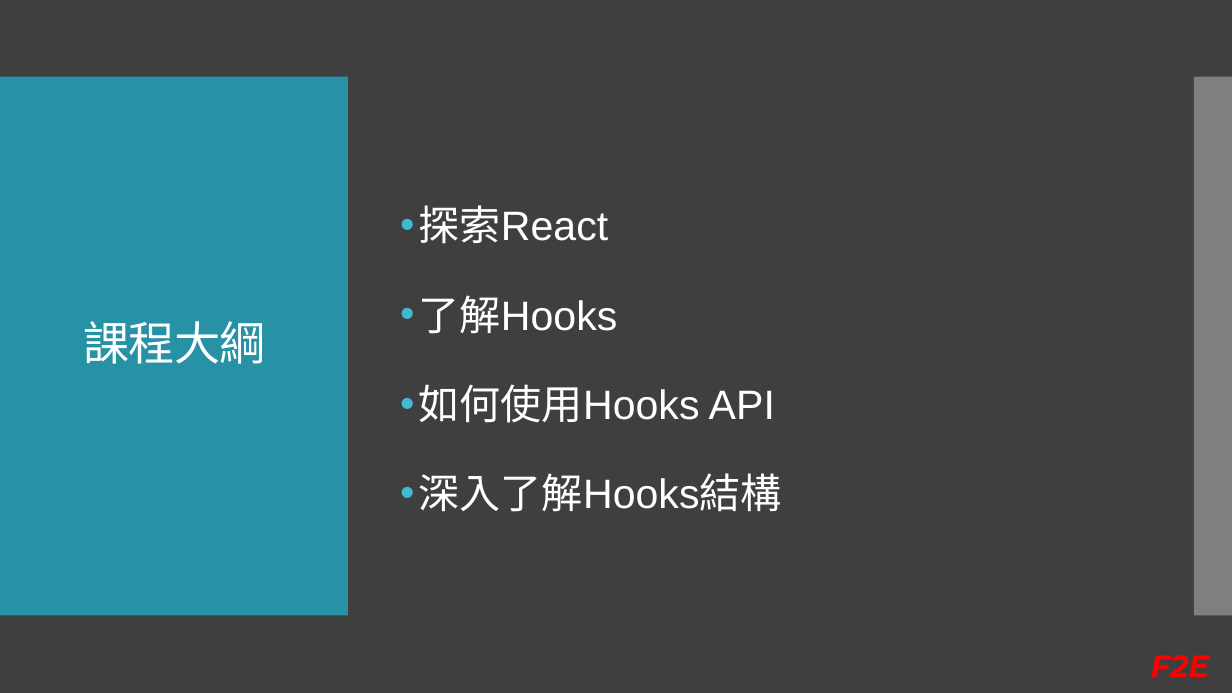
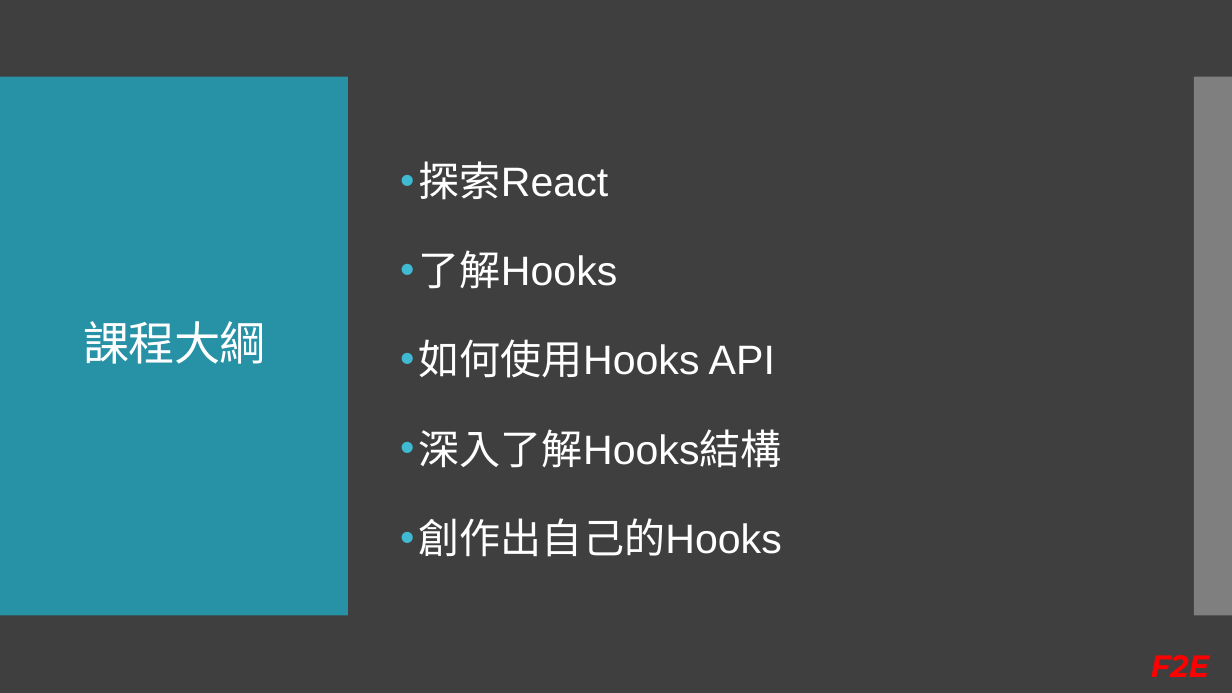
Before and after one commit to Kader-coder/React-Hooks, a slide deck: slide 3 of PPT/React Hooks &.pptx. Drawn at 1232x693 pixels with LibreOffice and Linux fonts; fonts in the diff are those of the drawing. Boxes give left, top, right and bottom in pixels: in the first picture for what was removed or moved away, otherwise in the second. Text is boxed around its words. In the diff, an @@ line names an element or a change of style, - is before the commit and + after.

```diff
--- a/PPT/React Hooks &.pptx
+++ b/PPT/React Hooks &.pptx
@@ text at (419,518,782,557): paragraph added @@
+• 創作出自己的Hooks
```
Also in this commit, not shown: 7 other slides changed, 6 slides added, 1 slide removed.
